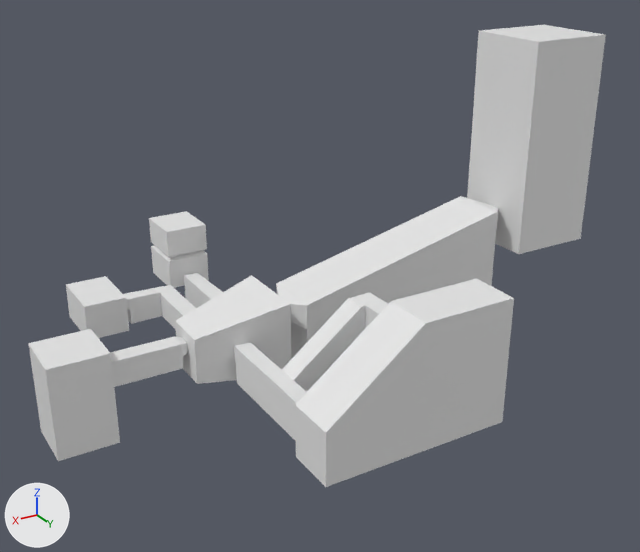
Two versions of the FBX model MantaMadness/Assets/Models/Environment/SM_MountainTemple/SM_AncientTemple.fbx, one commit apart.
One viewpoint serves both versions: a 50 mm lens placed at (10.0, 42.1, 24.6), pointed at (-13.3, 3.4, 5.3). The lights are fixed; the arrows at lower left show +X, +Y and +Z. The picture after the commit comes second. Where no turn or scale is listed for an object, it has been applied to the vertices.
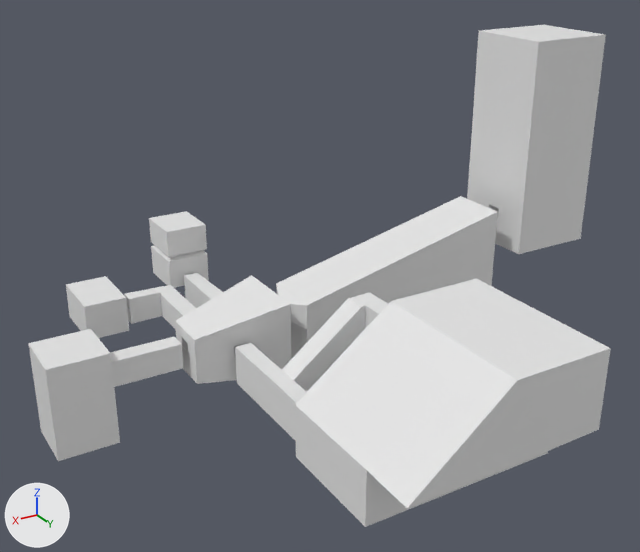
Boxes [x1, y1, x2, y2] around the edits, measured in the pictures (640 x 552 px):
'Cube.035', reshaped (44% wider, 19% taller)
    before: [295, 279, 514, 487]
    after: [295, 279, 611, 527]
part 1 of me_cube_044, deleted
    before: [464, 197, 499, 229]

Diff of the bpy script that builds the scene:
```diff
--- a/MantaMadness/Assets/Models/Environment/SM_MountainTemple/SM_AncientTemple.fbx.py
+++ b/MantaMadness/Assets/Models/Environment/SM_MountainTemple/SM_AncientTemple.fbx.py
@@ me_cube_042 @@
 # used by ob_cube_035; location = (-8.92, 11.78, 1.29)
-me_cube_042.from_pydata(...)  # 24 vertices, 19 faces; spans x -9.13..1.45, y -1.0..1.77, z -1.45..5.53
+me_cube_042.from_pydata(...)  # 29 vertices, 22 faces; spans x -9.13..1.49, y -1.0..7.89, z -1.45..5.53
+# me_cube_042 part 2
+# 8 vertices are removed from x -9.13..1.45, y 1.77, z -1.45..5.53
+# 9 faces are deleted
+# 7 vertices are added at x -9.13..1.49, y 5.01..7.89, z -1.45..5.53
+# 6 new vertices lie (0.0, 6.01, 0.0) away from vertices in x -9.13..1.45, y -1.0, z -1.45..5.53
+# 12 new faces join them
@@ me_cube_044 @@
 # used by ob_cube_037; location = (-8.4, 0.1, 0.92)
-me_cube_044.from_pydata(...)  # 34 vertices, 27 faces; spans x -20.2..-3.5, y -1.8..1.8, z -2.3..5.2
+me_cube_044.from_pydata(...)  # 22 vertices, 15 faces; spans x -18.9..-4.2, y -1.8..1.8, z -2.3..5.2
+# me_cube_044 part 1: 6 vertices removed from x -20.2, y -0.5..0.5, z 4.0..4.8
+# other edits to the shape of me_cube_044 do not show in these pictures
```
